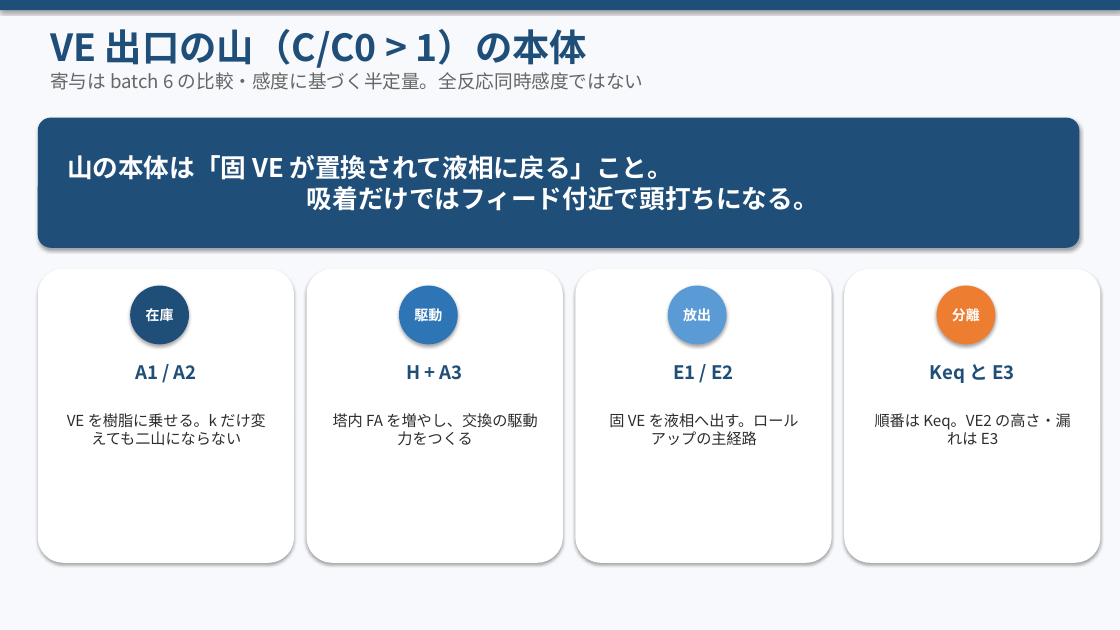
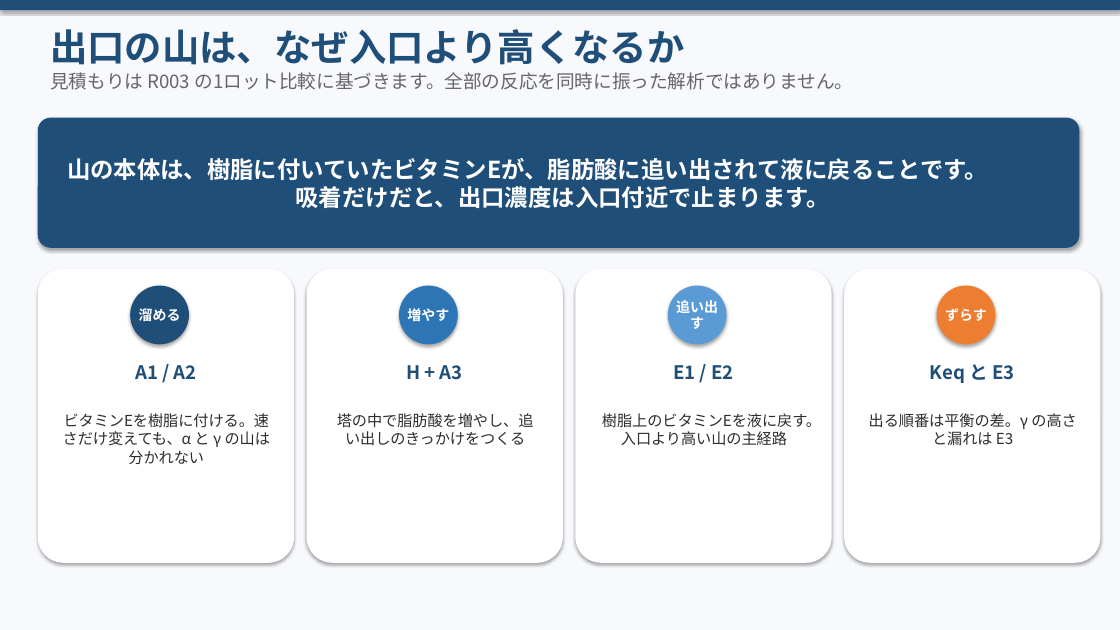
Before and after one commit to zhexingwang/ppt, a slide deck: slide 9 of decks/04_反応一覧_VE貢献_v4/反応一覧_定数_VE出口貢献_v4.pptx (slide 8 before the commit). Drawn at 1120x630 pixels with LibreOffice and Linux fonts; fonts in the diff are those of the drawing. Boxes give left, top, right and bottom in pixels: in the first picture for what was removed or moved away, otherwise in the second. Text is boxed around its words. In the diff, an @@ line names an element or a change of style, - is before the commit and + after.

```diff
--- a/decks/04_反応一覧_VE貢献_v4/反応一覧_定数_VE出口貢献_v4.pptx
+++ b/decks/04_反応一覧_VE貢献_v4/反応一覧_定数_VE出口貢献_v4.pptx
@@ text at <box>50,29,684,65</box>: text changed @@
-VE 出口の山（C/C0 > 1）の本体
+出口の山は、なぜ入口より高くなるか
@@ text at <box>50,72,853,90</box>: text changed @@
-寄与は batch 6 の比較・感度に基づく半定量。全反応同時感度ではない
+見積もりは R003 の1ロット比較に基づきます。全部の反応を同時に振った解析ではありません。
@@ text at <box>67,158,988,208</box>: text changed; size 22 to 20 pt @@
-山の本体は「固 VE が置換されて液相に戻る」こと。
-吸着だけではフィード付近で頭打ちになる。
+山の本体は、樹脂に付いていたビタミンEが、脂肪酸に追い出されて液に戻ることです。
+吸着だけだと、出口濃度は入口付近で止まります。
@@ text at <box>139,308,181,322</box>: text changed @@
-在庫
+溜める
@@ text at <box>407,308,449,322</box>: text changed @@
-駆動
+増やす
@@ text at <box>676,300,718,329</box>: text changed @@
-放出
+追い出す
@@ text at <box>945,308,987,321</box>: text changed @@
-分離
+ずらす
@@ text at <box>63,413,270,464</box>: text changed @@
-VE を樹脂に乗せる。k だけ変えても二山にならない
+ビタミンEを樹脂に付ける。速さだけ変えても、α と γ の山は分かれない
@@ text at <box>337,413,534,445</box>: text changed @@
-塔内 FA を増やし、交換の駆動力をつくる
+塔の中で脂肪酸を増やし、追い出しのきっかけをつくる
@@ text at <box>602,413,821,445</box>: text changed @@
-固 VE を液相へ出す。ロールアップの主経路
+樹脂上のビタミンEを液に戻す。入口より高い山の主経路
@@ text at <box>869,413,1076,446</box>: text changed @@
-順番は Keq。VE2 の高さ・漏れは E3
+出る順番は平衡の差。γ の高さと漏れは E3
```
Also in this commit, not shown: 12 other slides changed, 1 slide added, 18 other files.
